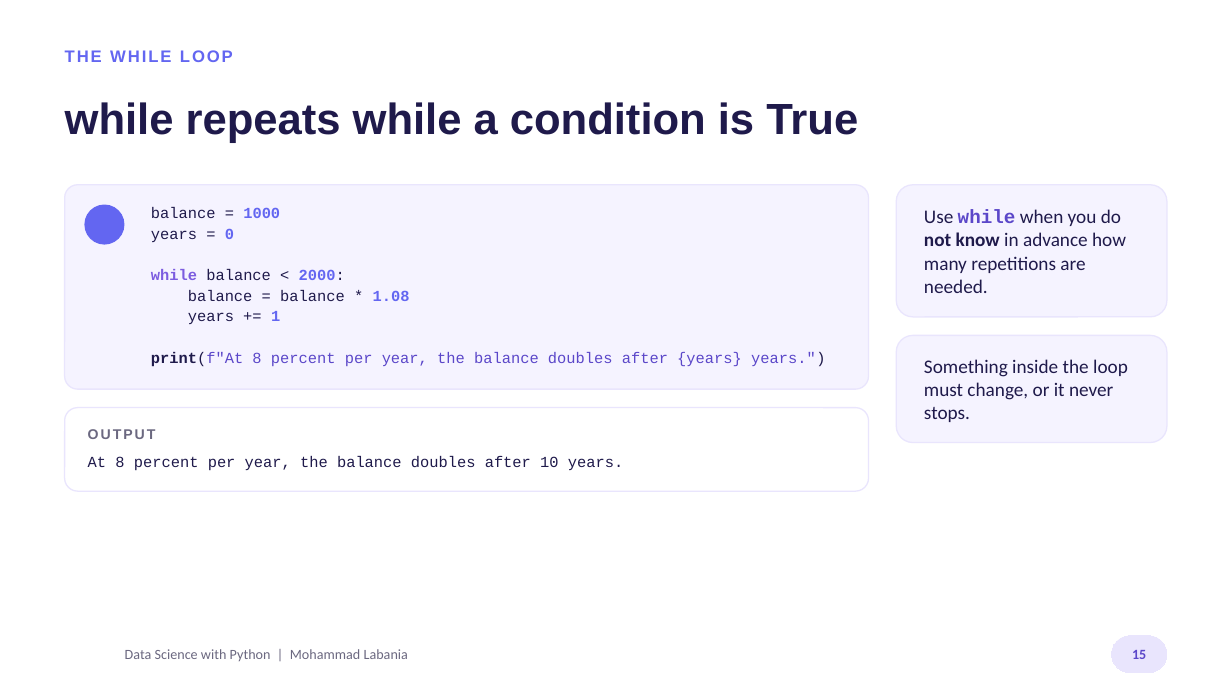
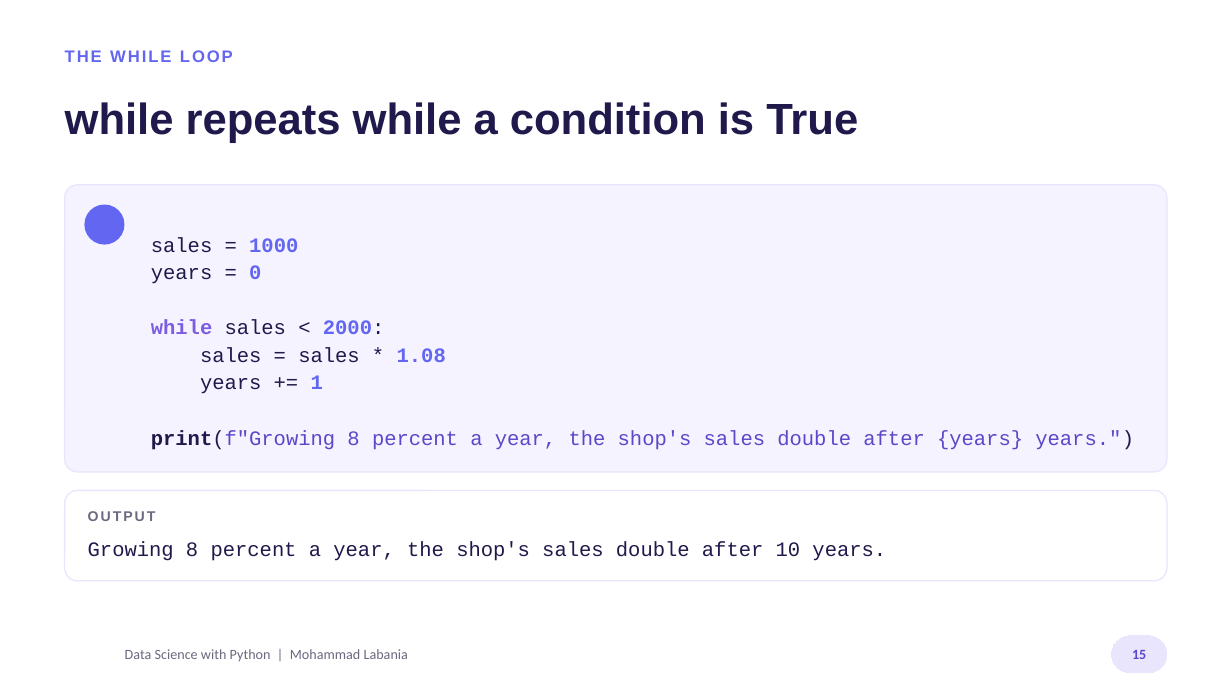
Before and after one commit to mohammadyahoo/ds-python-course, a slide deck: slide 15 of materials/S04-loops/S04_slides.pptx. Drawn at 1232x693 pixels with LibreOffice and Linux fonts; fonts in the diff are those of the drawing; background and template pictures are left out. Boxes give left, top, right and bottom in pixels: in the first picture for what was removed or moved away, otherwise in the second. Text is boxed around its words. In the diff, an @@ line names an element or a change of style, - is before the commit and + after.

```diff
--- a/materials/S04-loops/S04_slides.pptx
+++ b/materials/S04-loops/S04_slides.pptx
@@ rounded rectangle: place and size @@
-rounded rectangle at [65,185,869,389]
+rounded rectangle at [65,185,1167,472]
@@ rounded rectangle at [65,185,1167,472]: proportions changed @@
@@ rounded rectangle removed at [897,185,1167,317] @@
@@ text removed at [924,209,1126,293] @@
-Use while when you do not know in advance how many repetitions are needed.
@@ text at [151,237,298,252]: text changed; size 12 to 16 pt @@
-balance = 1000
+sales = 1000
@@ text at [151,265,323,394]: size 12 to 16 pt in "years = 0", "years += 1" @@
@@ text at [151,320,446,362]: text changed; size 12 to 16 pt @@
-while balance < 2000:
-balance = balance * 1.08
+while sales < 2000:
+sales = sales * 1.08
@@ rounded rectangle removed at [897,335,1167,443] @@
@@ text removed at [924,359,1128,422] @@
-Something inside the loop must change, or it never stops.
@@ text at [151,430,1134,450]: text changed; size 12 to 16 pt @@
-print(f"At 8 percent per year, the balance doubles after {years} years.")
+print(f"Growing 8 percent a year, the shop's sales double after {years} years.")
@@ rounded rectangle at [65,491,1167,581]: proportions changed @@
@@ rounded rectangle: place and size @@
-rounded rectangle at [65,408,869,491]
+rounded rectangle at [65,491,1167,581]
@@ text "OUTPUT": place and size @@
-text "OUTPUT" at [88,429,156,439]
+text "OUTPUT" at [88,511,156,521]
@@ text at [88,541,886,561]: text changed; size 12 to 16 pt @@
-At 8 percent per year, the balance doubles after 10 years.
+Growing 8 percent a year, the shop's sales double after 10 years.
```
Also in this commit, not shown: 2 other slides changed, 2 other files.
